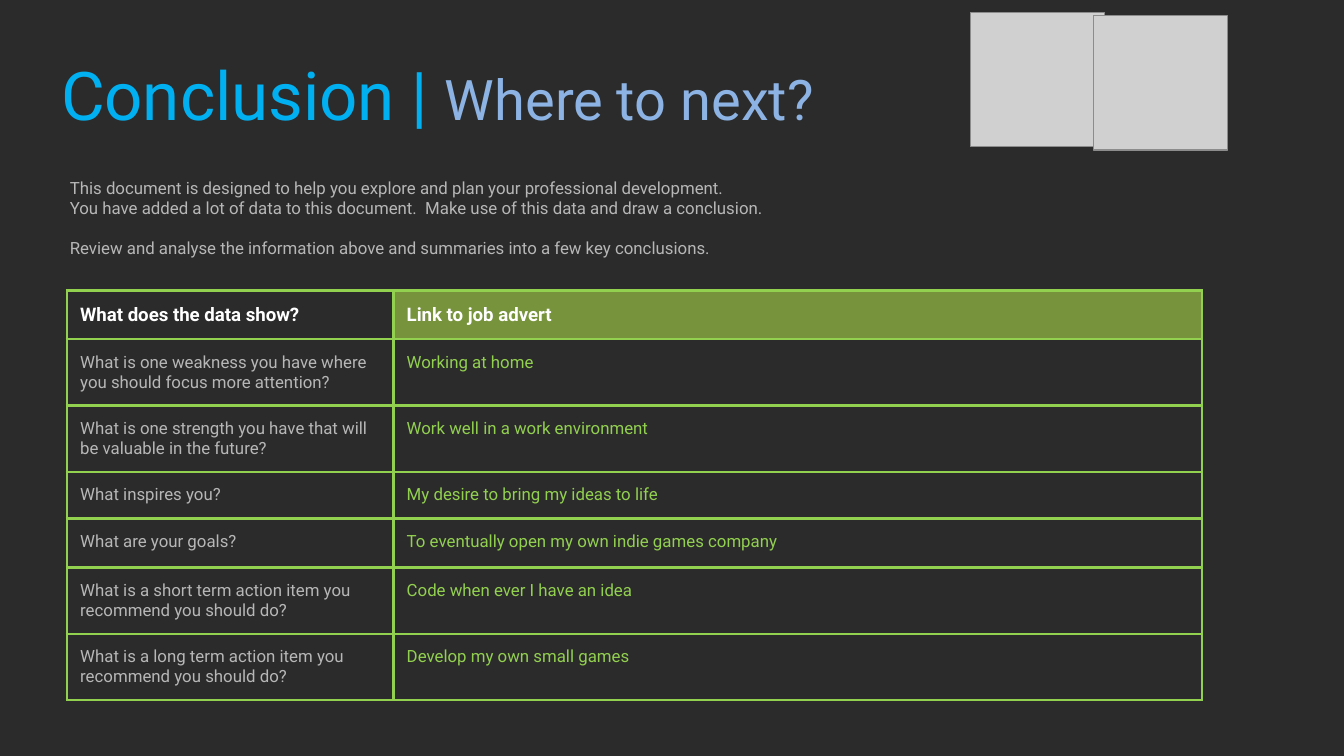
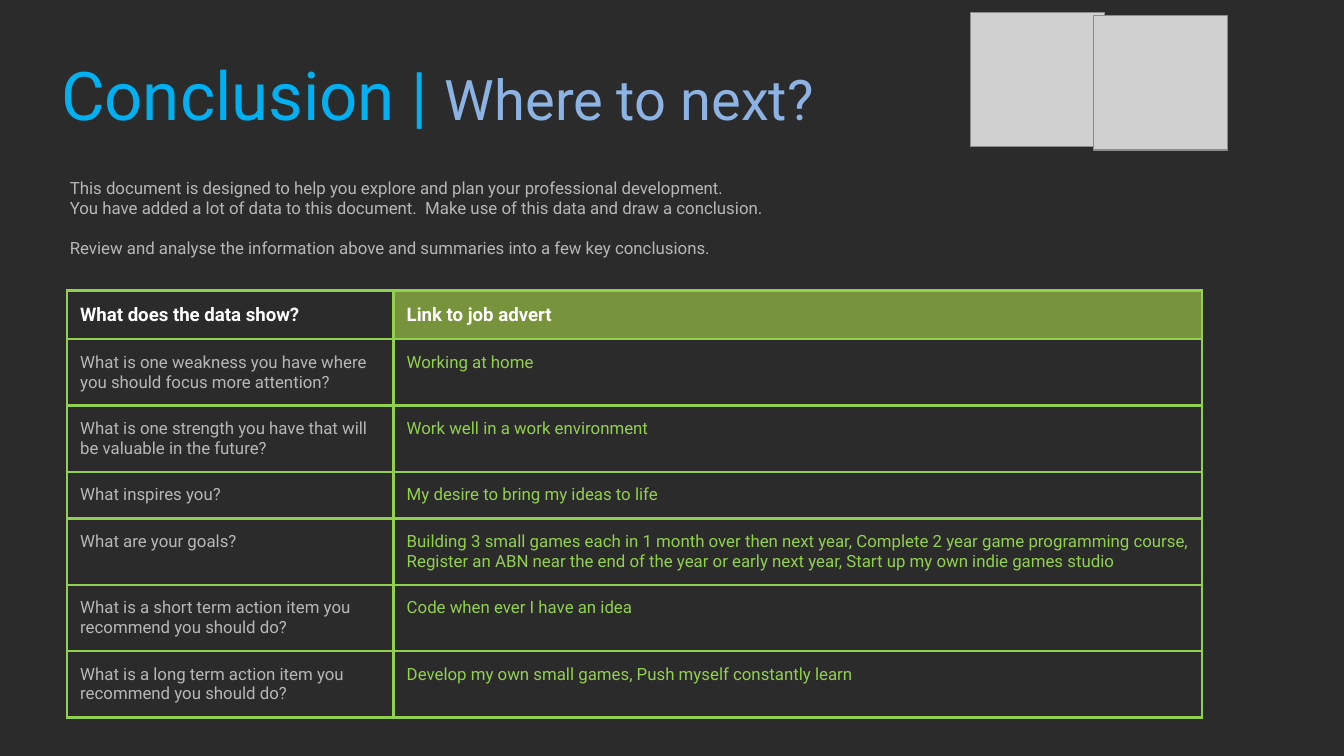
Before and after one commit to Dinoboy173/ProfStud, a slide deck: slide 33 of Class1/2021_Professional_Studies_1_JordanWesson.pptx. Drawn at 1344x756 pixels with LibreOffice and Linux fonts; fonts in the diff are those of the drawing; grey boxes stand for pictures; background and template pictures are left out; a plain dark background stands for a picture behind light text. Boxes give left, top, right and bottom in pixels: in the first picture for what was removed or moved away, otherwise in the second. Text is boxed around its words. In the diff, an @@ line names an element or a change of style, - is before the commit and + after.

```diff
--- a/Class1/2021_Professional_Studies_1_JordanWesson.pptx
+++ b/Class1/2021_Professional_Studies_1_JordanWesson.pptx
@@ table at box(67, 290, 1203, 723) @@
-row 5, column 2: To eventually open my own indie games company
+row 5, column 2: Building 3 small games each in 1 month over then next year, Complete 2 year game programming course, Register an ABN near the end of the year or early next year, Start up my own indie games studio
-row 7, column 2: Develop my own small games
+row 7, column 2: Develop my own small games, Push myself constantly learn
```
Also in this commit, not shown: 5 other slides changed, 1 other file.
